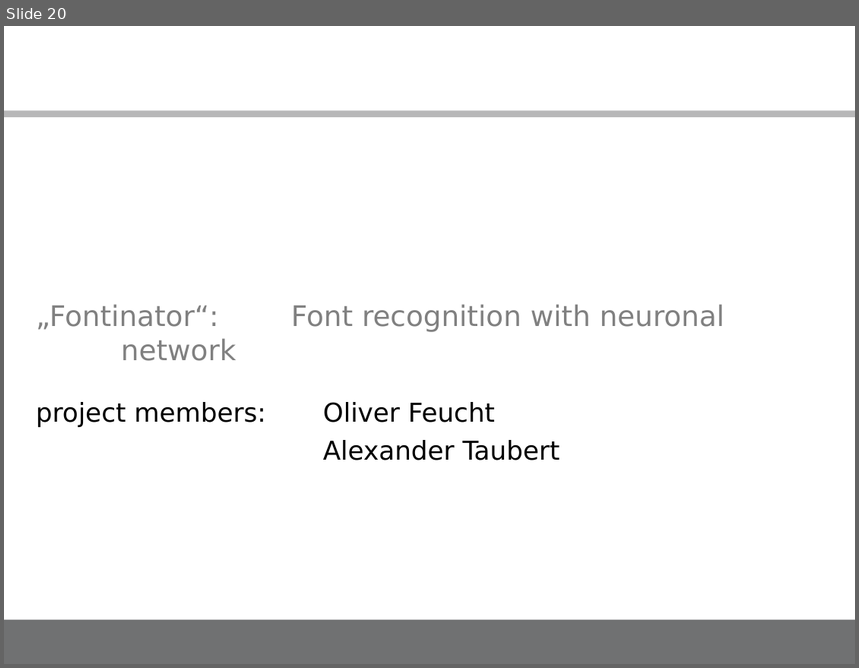
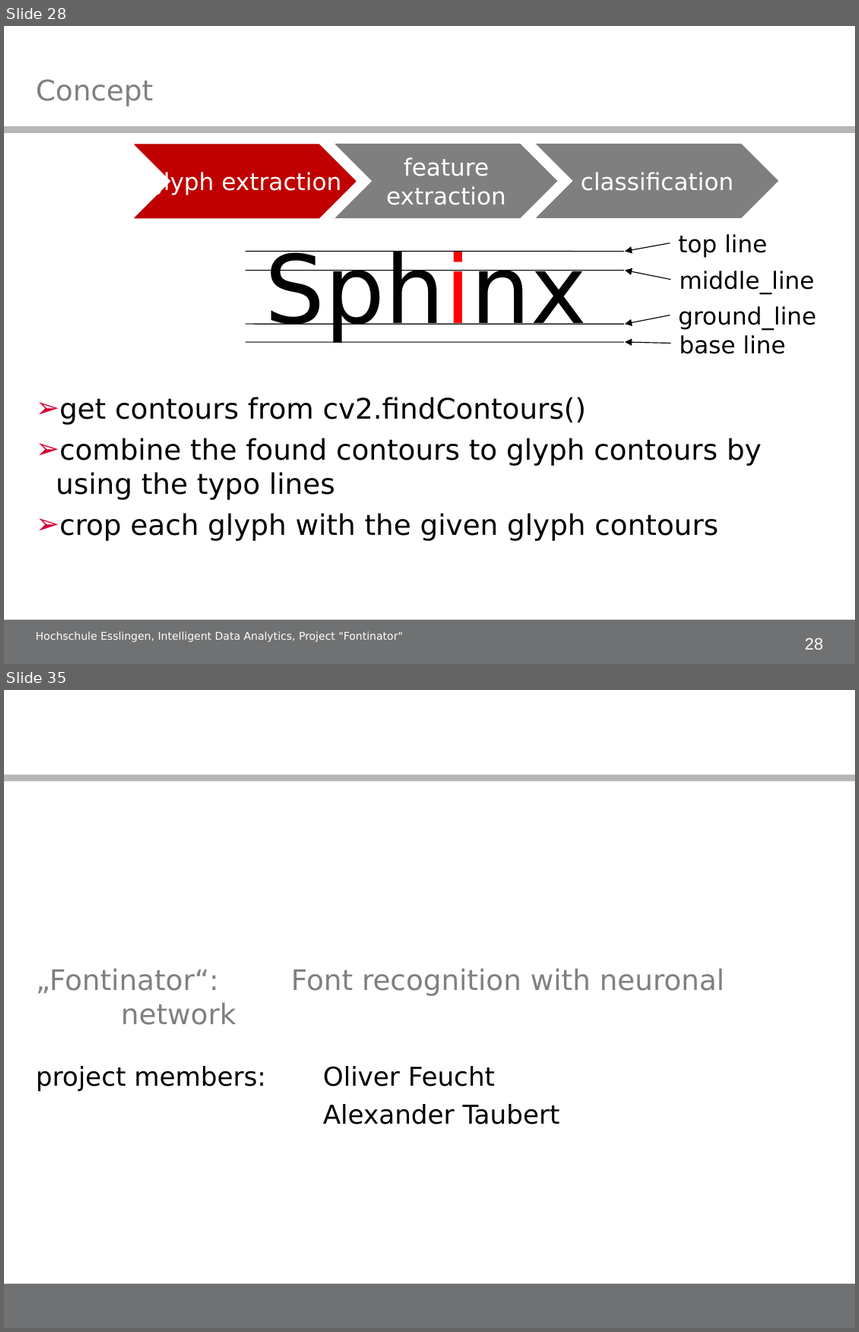
Before and after one commit to alex-ta/Fontinator, a slide deck: Documents/IDA_project_presentation.ppt. Shown one above the other, each under a label of ours: slide 20 before the commit, slides 28 and 35 after it; the slides between them are not shown. The pictures are 859x668 and 859x1332 pixels, drawn with LibreOffice and Linux fonts; fonts in the diff are those of the drawing; background and template pictures are left out. Boxes give left, top, right and bottom in pixels: in the first picture for what was removed or moved away, otherwise in the second. Text is boxed around its words. In the diff, an @@ line names an element or a change of style, - is before the commit and + after.

Commit message:
Edited Project presentation (Pages: 5,6, 20, 21, 22, 23)

```diff
--- a/Documents/IDA_project_presentation.ppt
+++ b/Documents/IDA_project_presentation.ppt
@@ slide 28 added at <box>4,26,855,664</box>, background #FFFFFF; not listed: 1 template element that a slide beside it also shows @@
@@ title added at <box>36,79,153,106</box>, 24 pt, text #808080 @@
+Concept
@@ rectangle added at <box>4,126,855,133</box>, fill #707172 at 50% opacity @@
@@ freeform shape added at <box>134,145,356,218</box>, fill #C00000, outline #C00000 0.74 pt, 20 pt, text #FFFFFF @@
+glyph extraction
@@ freeform shape added at <box>336,145,557,218</box>, fill #7F7F7F, outline #7F7F7F 0.74 pt, 20 pt, text #FFFFFF @@
+feature extraction
@@ freeform shape added at <box>537,145,778,218</box>, fill #7F7F7F, outline #7F7F7F 0.74 pt, 20 pt, text #FFFFFF @@
+classification
@@ text added at <box>36,251,762,541</box>, 24 pt, text #000000 @@
+Sphinx
+➢ get contours from cv2.findContours()
+➢ combine the found contours to glyph contours by using the typo lines
+➢ crop each glyph with the given glyph contours
@@ line added from (246, 252) to (623, 252), #000000 0.74 pt @@
@@ arrow added from (670, 243) to (624, 252), #000000 0.74 pt @@
@@ text added at <box>678,234,767,257</box>, 20 pt, text #000000 @@
+top line
@@ line added from (246, 270) to (623, 270), #000000 0.74 pt @@
@@ arrow added from (671, 280) to (624, 270), #000000 0.74 pt @@
@@ text added at <box>680,271,815,294</box>, 20 pt, text #000000 @@
+middle_line
@@ arrow added from (670, 316) to (624, 324), #000000 0.74 pt @@
@@ text added at <box>678,306,816,329</box>, 20 pt, text #000000 @@
+ground_line
@@ line added from (246, 324) to (623, 324), #000000 0.74 pt @@
@@ line added from (246, 343) to (623, 343), #000000 0.74 pt @@
@@ arrow added from (671, 344) to (624, 342), #000000 0.74 pt @@
@@ text added at <box>680,335,786,354</box>, 20 pt, text #000000 @@
+base line
@@ text added at <box>36,632,403,642</box>, 9 pt, text #FFFFFF @@
+Hochschule Esslingen, Intelligent Data Analytics, Project "Fontinator"
@@ page number added at <box>805,639,823,650</box>, 14 pt, text #FFFFFF @@
+28
@@ what was slide 20 is now slide 35 @@
```
Also in this commit, not shown: 6 slides changed, 14 other slides added.
